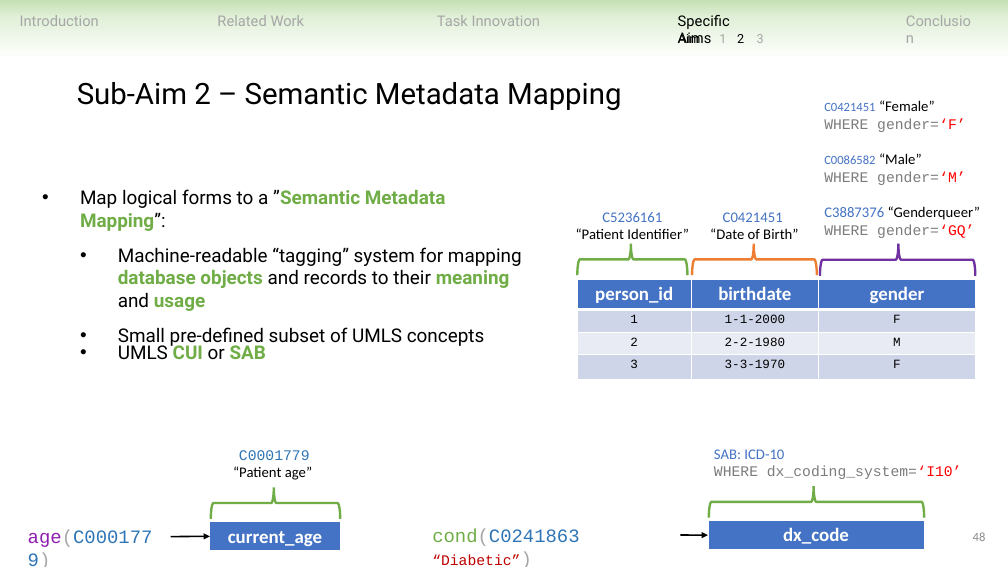
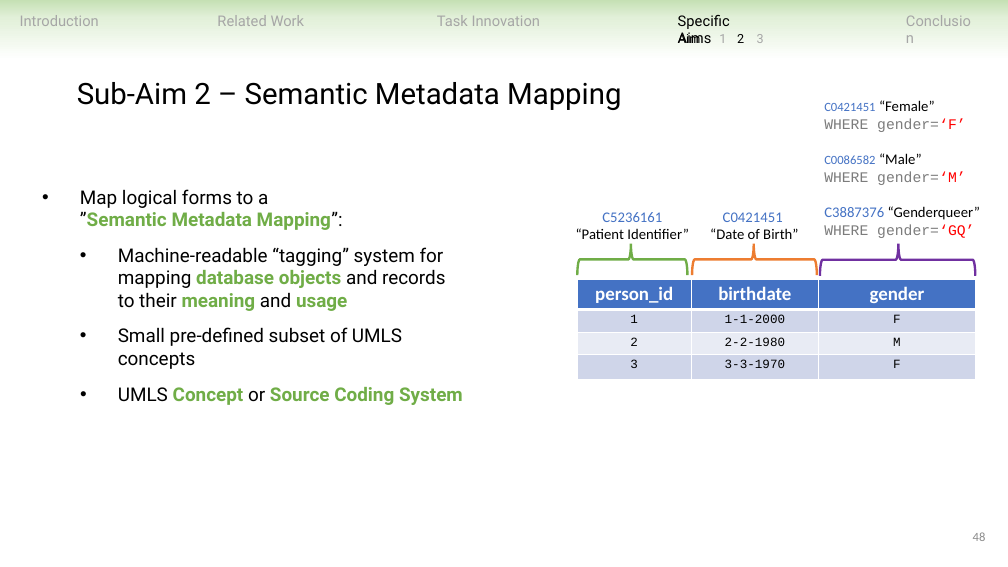
Before and after one commit to ndobb/dissertation, a slide deck: slide 48 of 4_general_exam/presentation/nic_dobbins_general_exam.pptx. Drawn at 1008x567 pixels with LibreOffice and Linux fonts; fonts in the diff are those of the drawing. Boxes give left, top, right and bottom in pixels: in the first picture for what was removed or moved away, otherwise in the second. Text is boxed around its words. In the diff, an @@ line names an element or a change of style, - is before the commit and + after.

Commit message:
updated

```diff
--- a/4_general_exam/presentation/nic_dobbins_general_exam.pptx
+++ b/4_general_exam/presentation/nic_dobbins_general_exam.pptx
@@ text "Map logical forms to a ..." rewrapped from [80,189,522,348] to [80,189,446,369] @@
@@ text at [118,387,463,405]: text changed; text colour #000000 to #70AD47; bold on @@
-  • UMLS CUI or SAB
+  • UMLS Concept or Source Coding System
@@ text removed at [714,449,962,479] @@
-SAB: ICD-10
-WHERE dx_coding_system=‘I10’
@@ text removed at [233,450,312,480] @@
-C0001779
-“Patient age”
@@ left brace removed at [211,487,341,519] @@
@@ left brace removed at [709,486,924,518] @@
@@ text removed at [28,530,153,547] @@
-age(C0001779)
@@ arrow removed from (171, 537) to (210, 536) @@
@@ table removed at [210,521,340,551], 1 rows, 1 columns @@
-current_age
@@ text removed at [432,529,579,565] @@
-cond(C0241863 “Diabetic”)
@@ arrow removed from (681, 535) to (708, 535) @@
@@ table removed at [708,520,924,551], 1 rows, 1 columns @@
-dx_code
```
Also in this commit, not shown: 17 other slides changed, 3 slides added, 2 slides removed.
